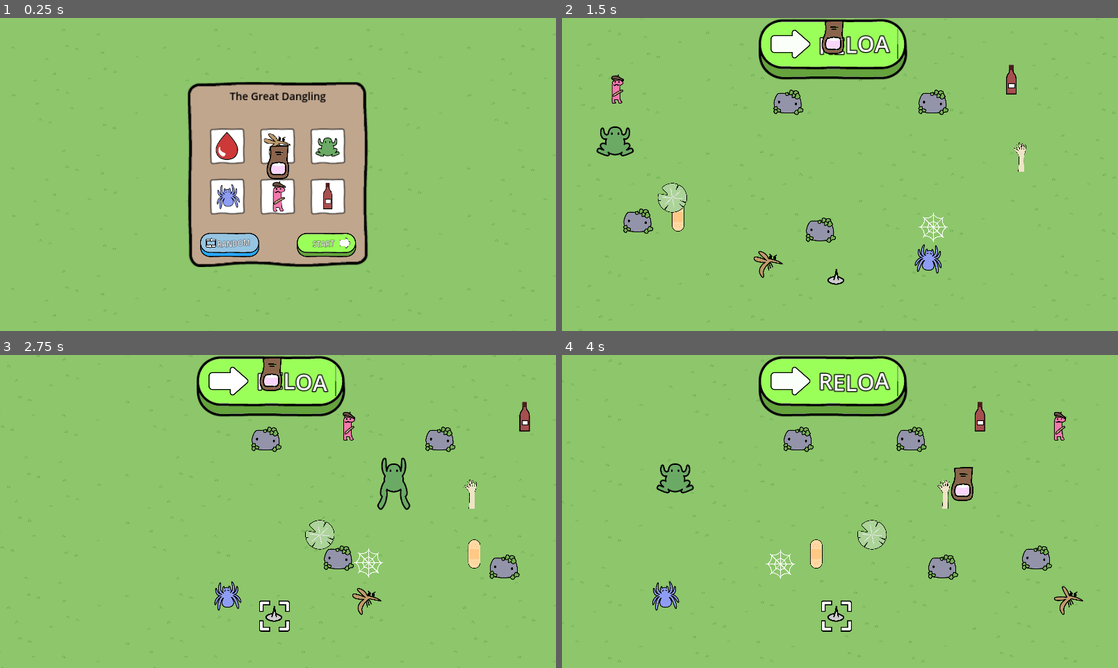
Above: before the commit, frames 1-4 (two rows, left to right).
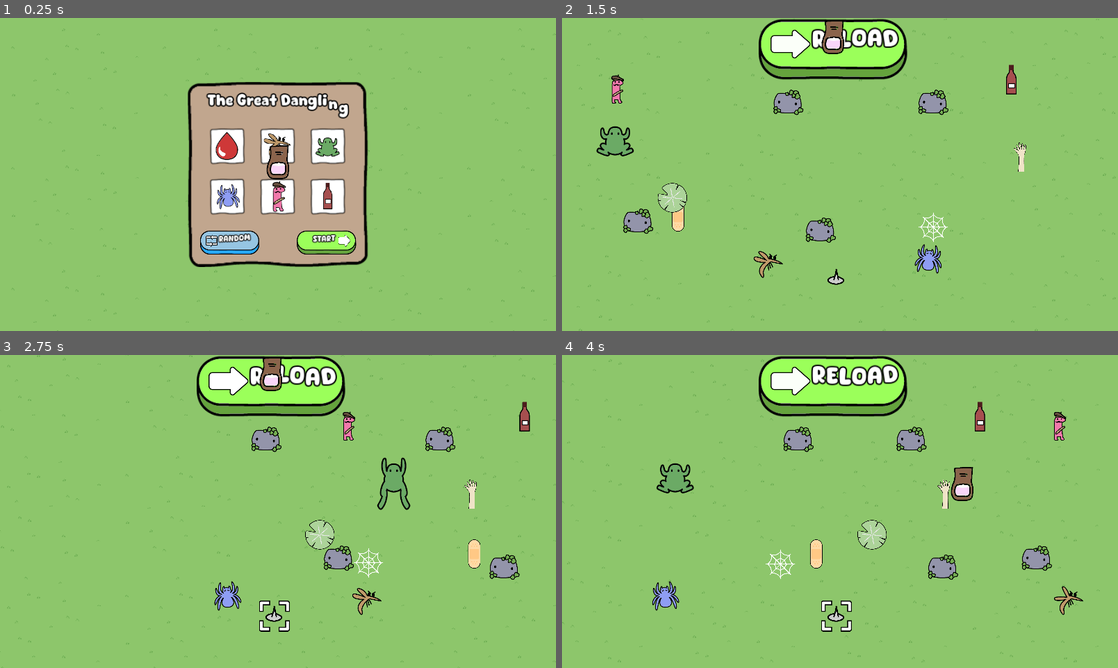
Above: after the commit, the same moments.

Repository: magopian/teamsect
Game: Godot game, scene res://start_menu.tscn
The game is run twice, just before and just after one commit, with the same random seed, the same clock (stepped at 60 frames per second) and the same inputs.
Inputs (mouse positions are in pixels of both pictures, inside the frame that each line leads up to; where the layout moved, square brackets give the same spot in the first picture):
- Up to frame 1 (0.25 s): no input
- Up to frame 2 (1.5 s): click (789, 243) [789, 246] at 0.5 s; click (834, 49) at 1.25 s
- Up to frame 3 (2.75 s): click (272, 386) at 2 s
- Up to frame 4 (4 s): click (834, 386) at 2.75 s; move the mouse to (962, 495) at 3.52 s

The runs differ from the first frame. In frame 1, 2.2% of the frame differs, in the area x 36-65%, y 23-77%; in frame 2, 0.9%; in frame 3, 0.8%; in frame 4, 1.1%.

Commit message:
Better fonts

Diff:
--- a/levels/_base_level.tscn
+++ b/levels/_base_level.tscn
@@ -17,6 +17,7 @@
 [ext_resource type="PackedScene" uid="uid://br1hu3flduvp8" path="res://next.tscn" id="14_pdpr7"]
 [ext_resource type="Texture2D" uid="uid://bvnjmmcem6v5y" path="res://assets/sprites/button_blue.png" id="15_6pkkh"]
 [ext_resource type="PackedScene" uid="uid://ba8uoqwjxbr5i" path="res://finish/win_here.tscn" id="15_mpby0"]
+[ext_resource type="FontFile" uid="uid://brb2v7uqwe5x7" path="res://assets/Cute Dino/Cute Dino.ttf" id="15_uj1d6"]
 [ext_resource type="Texture2D" uid="uid://ckgi1jycdi858" path="res://assets/sprites/random.png" id="16_uyu60"]
 [ext_resource type="Texture2D" uid="uid://pgu48gib573t" path="res://assets/sprites/button_blue_pressed.png" id="16_w8i5v"]
 [ext_resource type="PackedScene" uid="uid://d2e5o1u66fmrk" path="res://pointer/thumbtack.tscn" id="17_dgoyh"]
@@ -161,13 +162,15 @@
 unique_name_in_owner = true
 
 [node name="YouWinLabel" type="RichTextLabel" parent="YouWin"]
-offset_left = 615.0
+clip_contents = false
+offset_left = 581.0
 offset_top = 444.0
-offset_right = 1676.0
-offset_bottom = 707.0
+offset_right = 1678.0
+offset_bottom = 654.0
 size_flags_horizontal = 3
 mouse_filter = 2
 theme_override_constants/outline_size = 30
+theme_override_fonts/normal_font = ExtResource("15_uj1d6")
 theme_override_font_sizes/bold_italics_font_size = 92
 theme_override_font_sizes/italics_font_size = 92
 theme_override_font_sizes/mono_font_size = 92
@@ -178,13 +181,15 @@
 fit_content = true
 
 [node name="Label3" type="RichTextLabel" parent="YouWin"]
-offset_left = 871.0
+clip_contents = false
+offset_left = 840.0
 offset_top = 718.0
 offset_right = 1406.0
 offset_bottom = 762.0
 size_flags_horizontal = 3
 mouse_filter = 2
-theme_override_constants/outline_size = 4
+theme_override_constants/outline_size = 10
+theme_override_fonts/normal_font = ExtResource("15_uj1d6")
 theme_override_font_sizes/bold_italics_font_size = 30
 theme_override_font_sizes/italics_font_size = 30
 theme_override_font_sizes/mono_font_size = 30
@@ -221,10 +226,12 @@
 expand_mode = 2
 
 [node name="Label2" type="RichTextLabel" parent="YouWin/ReloadButton/HBoxContainer"]
+clip_contents = false
 layout_mode = 2
 size_flags_horizontal = 3
 mouse_filter = 2
-theme_override_constants/outline_size = 4
+theme_override_constants/outline_size = 10
+theme_override_fonts/normal_font = ExtResource("15_uj1d6")
 theme_override_font_sizes/bold_italics_font_size = 30
 theme_override_font_sizes/italics_font_size = 30
 theme_override_font_sizes/mono_font_size = 30
@@ -291,12 +298,14 @@
 
 [node name="RestartLabel" type="RichTextLabel" parent="."]
 unique_name_in_owner = true
-offset_left = 953.0
-offset_top = 1099.0
-offset_right = 1353.0
-offset_bottom = 1225.0
+clip_contents = false
+offset_left = 938.0
+offset_top = 1126.0
+offset_right = 1338.0
+offset_bottom = 1252.0
 mouse_filter = 2
 theme_override_constants/outline_size = 15
+theme_override_fonts/normal_font = ExtResource("15_uj1d6")
 theme_override_font_sizes/bold_italics_font_size = 92
 theme_override_font_sizes/italics_font_size = 92
 theme_override_font_sizes/mono_font_size = 92
--- a/levels/frenchie_random.tscn
+++ b/levels/frenchie_random.tscn
@@ -1,9 +1,8 @@
-[gd_scene load_steps=13 format=3 uid="uid://binl6y75xpf0x"]
+[gd_scene load_steps=12 format=3 uid="uid://binl6y75xpf0x"]
 
 [ext_resource type="PackedScene" uid="uid://ba2ldlw3e1db2" path="res://levels/_base_level.tscn" id="1_inu4e"]
 [ext_resource type="PackedScene" uid="uid://ofoc2dl2fqmk" path="res://obstacles/rock.tscn" id="2_ryccc"]
 [ext_resource type="Script" path="res://levels/frenchie_random.gd" id="2_ul8ux"]
-[ext_resource type="Texture2D" uid="uid://pgu48gib573t" path="res://assets/sprites/button_blue_pressed.png" id="3_1bf0w"]
 [ext_resource type="PackedScene" uid="uid://lcrvpfho1mdv" path="res://dangling/mosquito.tscn" id="3_t0xfy"]
 [ext_resource type="PackedScene" uid="uid://brka63tjsoh1i" path="res://dangling/arm.tscn" id="4_nckl4"]
 [ext_resource type="PackedScene" uid="uid://bhrnso07lrta5" path="res://dangling/spider.tscn" id="5_6s3d2"]
@@ -16,8 +15,14 @@
 [node name="Level Frenchie Random" instance=ExtResource("1_inu4e")]
 script = ExtResource("2_ul8ux")
 
-[node name="ReloadButton" parent="YouWin" index="2"]
-texture_pressed = ExtResource("3_1bf0w")
+[node name="YouWinLabel" parent="YouWin" index="0"]
+offset_left = 598.0
+offset_top = 441.0
+offset_right = 1687.0
+offset_bottom = 704.0
+
+[node name="Label3" parent="YouWin" index="1"]
+offset_left = 855.0
 
 [node name="Obstacles" parent="." index="6"]
 unique_name_in_owner = true
--- a/next.tscn
+++ b/next.tscn
@@ -6,6 +6,7 @@
 [ext_resource type="PackedScene" uid="uid://db2vr0h3x3j1h" path="res://blinker.tscn" id="2_ourv0"]
 [ext_resource type="PackedScene" uid="uid://c6ahy51ofto1b" path="res://click_sound.tscn" id="3_dsmou"]
 [ext_resource type="Texture2D" uid="uid://br8vyvq5nwe10" path="res://assets/sprites/button_pressed.png" id="3_mupyj"]
+[ext_resource type="FontFile" uid="uid://brb2v7uqwe5x7" path="res://assets/Cute Dino/Cute Dino.ttf" id="5_ddxns"]
 
 [node name="Next" type="Node2D"]
 script = ExtResource("1_th0a2")
@@ -22,12 +23,14 @@
 [node name="ClickSound" parent="Button" instance=ExtResource("3_dsmou")]
 
 [node name="Label" type="RichTextLabel" parent="."]
+clip_contents = false
 offset_left = 47.0
 offset_top = -65.0
 offset_right = 411.0
 offset_bottom = 61.0
 mouse_filter = 2
-theme_override_constants/outline_size = 15
+theme_override_constants/outline_size = 22
+theme_override_fonts/normal_font = ExtResource("5_ddxns")
 theme_override_font_sizes/bold_italics_font_size = 92
 theme_override_font_sizes/italics_font_size = 92
 theme_override_font_sizes/mono_font_size = 92
--- a/start_menu.tscn
+++ b/start_menu.tscn
@@ -1,8 +1,9 @@
-[gd_scene load_steps=12 format=3 uid="uid://dmvp2b2kh1tqm"]
+[gd_scene load_steps=13 format=3 uid="uid://dmvp2b2kh1tqm"]
 
 [ext_resource type="Script" path="res://start_menu.gd" id="1_cyv5k"]
 [ext_resource type="PackedScene" uid="uid://bv3c4q2qx0kgk" path="res://background_pattern.tscn" id="2_qq0qr"]
 [ext_resource type="Texture2D" uid="uid://bvnjmmcem6v5y" path="res://assets/sprites/button_blue.png" id="4_05re1"]
+[ext_resource type="FontFile" uid="uid://brb2v7uqwe5x7" path="res://assets/Cute Dino/Cute Dino.ttf" id="4_yn7xf"]
 [ext_resource type="Texture2D" uid="uid://pgu48gib573t" path="res://assets/sprites/button_blue_pressed.png" id="5_6bvjf"]
 [ext_resource type="PackedScene" uid="uid://g2egjj0way1e" path="res://pointer/finger.tscn" id="5_6o7i7"]
 [ext_resource type="Texture2D" uid="uid://ckgi1jycdi858" path="res://assets/sprites/random.png" id="5_o6bnq"]
@@ -37,64 +38,94 @@
 anchor_bottom = 1.0
 grow_horizontal = 2
 grow_vertical = 2
-theme_override_constants/margin_left = 10
-theme_override_constants/margin_top = 30
-theme_override_constants/margin_right = 10
+theme_override_constants/margin_left = 50
+theme_override_constants/margin_top = 50
+theme_override_constants/margin_right = 50
+theme_override_constants/margin_bottom = 50
 
 [node name="VBoxContainer" type="VBoxContainer" parent="CanvasLayer/CenterContainer/TextureRect/MarginContainer"]
 layout_mode = 2
 
-[node name="Label" type="Label" parent="CanvasLayer/CenterContainer/TextureRect/MarginContainer/VBoxContainer"]
+[node name="HBoxContainer" type="HBoxContainer" parent="CanvasLayer/CenterContainer/TextureRect/MarginContainer/VBoxContainer"]
 layout_mode = 2
-theme_override_colors/font_color = Color(0, 0, 0, 1)
-theme_override_font_sizes/font_size = 43
-text = "The Great Dangling"
+size_flags_horizontal = 4
+
+[node name="Label" type="Label" parent="CanvasLayer/CenterContainer/TextureRect/MarginContainer/VBoxContainer/HBoxContainer"]
+custom_minimum_size = Vector2(0, 100)
+layout_mode = 2
+theme_override_colors/font_color = Color(1, 1, 1, 1)
+theme_override_colors/font_outline_color = Color(0, 0, 0, 1)
+theme_override_constants/outline_size = 19
+theme_override_fonts/font = ExtResource("4_yn7xf")
+theme_override_font_sizes/font_size = 60
+text = "The Great Dangli"
+horizontal_alignment = 1
+
+[node name="Label2" type="Label" parent="CanvasLayer/CenterContainer/TextureRect/MarginContainer/VBoxContainer/HBoxContainer"]
+custom_minimum_size = Vector2(0, 100)
+layout_mode = 2
+theme_override_colors/font_color = Color(1, 1, 1, 1)
+theme_override_colors/font_outline_color = Color(0, 0, 0, 1)
+theme_override_constants/outline_size = 19
+theme_override_fonts/font = ExtResource("4_yn7xf")
+theme_override_font_sizes/font_size = 60
+text = "n"
 horizontal_alignment = 1
 vertical_alignment = 1
+
+[node name="Label3" type="Label" parent="CanvasLayer/CenterContainer/TextureRect/MarginContainer/VBoxContainer/HBoxContainer"]
+custom_minimum_size = Vector2(0, 100)
+layout_mode = 2
+theme_override_colors/font_color = Color(1, 1, 1, 1)
+theme_override_colors/font_outline_color = Color(0, 0, 0, 1)
+theme_override_constants/outline_size = 19
+theme_override_fonts/font = ExtResource("4_yn7xf")
+theme_override_font_sizes/font_size = 60
+text = "g"
+horizontal_alignment = 1
+vertical_alignment = 2
 
 [node name="Control" type="Control" parent="CanvasLayer/CenterContainer/TextureRect/MarginContainer/VBoxContainer"]
 layout_mode = 2
 size_flags_vertical = 3
 
-[node name="MarginContainer" type="MarginContainer" parent="CanvasLayer/CenterContainer/TextureRect/MarginContainer/VBoxContainer"]
-layout_mode = 2
-theme_override_constants/margin_left = 40
-theme_override_constants/margin_top = 20
-theme_override_constants/margin_right = 40
-theme_override_constants/margin_bottom = 40
-
-[node name="HBoxContainer" type="HBoxContainer" parent="CanvasLayer/CenterContainer/TextureRect/MarginContainer/VBoxContainer/MarginContainer"]
+[node name="HBoxContainer2" type="HBoxContainer" parent="CanvasLayer/CenterContainer/TextureRect/MarginContainer/VBoxContainer"]
 layout_mode = 2
 
-[node name="ReloadButton" type="TextureButton" parent="CanvasLayer/CenterContainer/TextureRect/MarginContainer/VBoxContainer/MarginContainer/HBoxContainer"]
+[node name="ReloadButton" type="TextureButton" parent="CanvasLayer/CenterContainer/TextureRect/MarginContainer/VBoxContainer/HBoxContainer2"]
 layout_mode = 2
 size_flags_horizontal = 4
 texture_normal = ExtResource("4_05re1")
 texture_pressed = ExtResource("5_6bvjf")
 stretch_mode = 0
 
-[node name="HBoxContainer" type="HBoxContainer" parent="CanvasLayer/CenterContainer/TextureRect/MarginContainer/VBoxContainer/MarginContainer/HBoxContainer/ReloadButton"]
+[node name="HBoxContainer" type="HBoxContainer" parent="CanvasLayer/CenterContainer/TextureRect/MarginContainer/VBoxContainer/HBoxContainer2/ReloadButton"]
 layout_mode = 1
 anchors_preset = 15
 anchor_right = 1.0
 anchor_bottom = 1.0
 offset_left = 25.0
-offset_top = 21.0
+offset_top = 18.0
 offset_right = -23.0
-offset_bottom = -37.0
+offset_bottom = -34.0
 grow_horizontal = 2
 grow_vertical = 2
 
-[node name="TextureRect" type="TextureRect" parent="CanvasLayer/CenterContainer/TextureRect/MarginContainer/VBoxContainer/MarginContainer/HBoxContainer/ReloadButton/HBoxContainer"]
+[node name="TextureRect" type="TextureRect" parent="CanvasLayer/CenterContainer/TextureRect/MarginContainer/VBoxContainer/HBoxContainer2/ReloadButton/HBoxContainer"]
 layout_mode = 2
 texture = ExtResource("5_o6bnq")
 expand_mode = 2
 
-[node name="Label2" type="RichTextLabel" parent="CanvasLayer/CenterContainer/TextureRect/MarginContainer/VBoxContainer/MarginContainer/HBoxContainer/ReloadButton/HBoxContainer"]
+[node name="Label2" type="RichTextLabel" parent="CanvasLayer/CenterContainer/TextureRect/MarginContainer/VBoxContainer/HBoxContainer2/ReloadButton/HBoxContainer"]
+clip_contents = false
+custom_minimum_size = Vector2(0, 50)
 layout_mode = 2
 size_flags_horizontal = 3
 mouse_filter = 2
-theme_override_constants/outline_size = 4
+theme_override_colors/default_color = Color(1, 1, 1, 1)
+theme_override_colors/font_outline_color = Color(0, 0, 0, 1)
+theme_override_constants/outline_size = 12
+theme_override_fonts/normal_font = ExtResource("4_yn7xf")
 theme_override_font_sizes/bold_italics_font_size = 30
 theme_override_font_sizes/italics_font_size = 30
 theme_override_font_sizes/mono_font_size = 30
@@ -103,19 +134,19 @@
 bbcode_enabled = true
 text = "[wave amp=50.0 freq=5.0 connected=1]RANDOM[/wave]"
 
-[node name="ClickSound" parent="CanvasLayer/CenterContainer/TextureRect/MarginContainer/VBoxContainer/MarginContainer/HBoxContainer/ReloadButton" instance=ExtResource("7_70olq")]
+[node name="ClickSound" parent="CanvasLayer/CenterContainer/TextureRect/MarginContainer/VBoxContainer/HBoxContainer2/ReloadButton" instance=ExtResource("7_70olq")]
 
-[node name="Control" type="Control" parent="CanvasLayer/CenterContainer/TextureRect/MarginContainer/VBoxContainer/MarginContainer/HBoxContainer"]
+[node name="Control" type="Control" parent="CanvasLayer/CenterContainer/TextureRect/MarginContainer/VBoxContainer/HBoxContainer2"]
 layout_mode = 2
 size_flags_horizontal = 3
 
-[node name="StartButton" type="TextureButton" parent="CanvasLayer/CenterContainer/TextureRect/MarginContainer/VBoxContainer/MarginContainer/HBoxContainer"]
+[node name="StartButton" type="TextureButton" parent="CanvasLayer/CenterContainer/TextureRect/MarginContainer/VBoxContainer/HBoxContainer2"]
 layout_mode = 2
 size_flags_horizontal = 4
 texture_normal = ExtResource("15_3sdbn")
 texture_pressed = ExtResource("8_fkwvf")
 
-[node name="HBoxContainer" type="HBoxContainer" parent="CanvasLayer/CenterContainer/TextureRect/MarginContainer/VBoxContainer/MarginContainer/HBoxContainer/StartButton"]
+[node name="HBoxContainer" type="HBoxContainer" parent="CanvasLayer/CenterContainer/TextureRect/MarginContainer/VBoxContainer/HBoxContainer2/StartButton"]
 layout_mode = 1
 anchors_preset = 15
 anchor_right = 1.0
@@ -127,11 +158,16 @@
 grow_horizontal = 2
 grow_vertical = 2
 
-[node name="Label2" type="RichTextLabel" parent="CanvasLayer/CenterContainer/TextureRect/MarginContainer/VBoxContainer/MarginContainer/HBoxContainer/StartButton/HBoxContainer"]
+[node name="Label3" type="RichTextLabel" parent="CanvasLayer/CenterContainer/TextureRect/MarginContainer/VBoxContainer/HBoxContainer2/StartButton/HBoxContainer"]
+clip_contents = false
+custom_minimum_size = Vector2(0, 50)
 layout_mode = 2
 size_flags_horizontal = 3
 mouse_filter = 2
-theme_override_constants/outline_size = 4
+theme_override_colors/default_color = Color(1, 1, 1, 1)
+theme_override_colors/font_outline_color = Color(0, 0, 0, 1)
+theme_override_constants/outline_size = 12
+theme_override_fonts/normal_font = ExtResource("4_yn7xf")
 theme_override_font_sizes/bold_italics_font_size = 30
 theme_override_font_sizes/italics_font_size = 30
 theme_override_font_sizes/mono_font_size = 30
@@ -140,14 +176,14 @@
 bbcode_enabled = true
 text = "[wave amp=50.0 freq=5.0 connected=1]START[/wave]"
 
-[node name="TextureRect" type="TextureRect" parent="CanvasLayer/CenterContainer/TextureRect/MarginContainer/VBoxContainer/MarginContainer/HBoxContainer/StartButton/HBoxContainer"]
+[node name="TextureRect" type="TextureRect" parent="CanvasLayer/CenterContainer/TextureRect/MarginContainer/VBoxContainer/HBoxContainer2/StartButton/HBoxContainer"]
 layout_mode = 2
 texture = ExtResource("16_j324i")
 expand_mode = 2
 
-[node name="ClickSound" parent="CanvasLayer/CenterContainer/TextureRect/MarginContainer/VBoxContainer/MarginContainer/HBoxContainer/StartButton" instance=ExtResource("7_70olq")]
+[node name="ClickSound" parent="CanvasLayer/CenterContainer/TextureRect/MarginContainer/VBoxContainer/HBoxContainer2/StartButton" instance=ExtResource("7_70olq")]
 
 [node name="Finger" parent="CanvasLayer" instance=ExtResource("5_6o7i7")]
 
-[connection signal="pressed" from="CanvasLayer/CenterContainer/TextureRect/MarginContainer/VBoxContainer/MarginContainer/HBoxContainer/ReloadButton" to="." method="_on_reload_button_pressed"]
-[connection signal="pressed" from="CanvasLayer/CenterContainer/TextureRect/MarginContainer/VBoxContainer/MarginContainer/HBoxContainer/StartButton" to="." method="_on_texture_button_pressed"]
+[connection signal="pressed" from="CanvasLayer/CenterContainer/TextureRect/MarginContainer/VBoxContainer/HBoxContainer2/ReloadButton" to="." method="_on_reload_button_pressed"]
+[connection signal="pressed" from="CanvasLayer/CenterContainer/TextureRect/MarginContainer/VBoxContainer/HBoxContainer2/StartButton" to="." method="_on_texture_button_pressed"]
Binary file added: assets/Cute Dino/Cute Dino.otf
Not shown, added: assets/Cute Dino/Cute Dino.otf.import
Binary file added: assets/Cute Dino/Cute Dino.ttf
Not shown, added: assets/Cute Dino/Cute Dino.ttf.import
Not shown, added: assets/Cute Dino/More Info.txt
Not shown: 1 places in levels/_base_level.tscn that only renumber resources
Not shown: 1 places in next.tscn that only renumber resources
Not shown, added: assets/Cute Dino/Read Me.pdf
